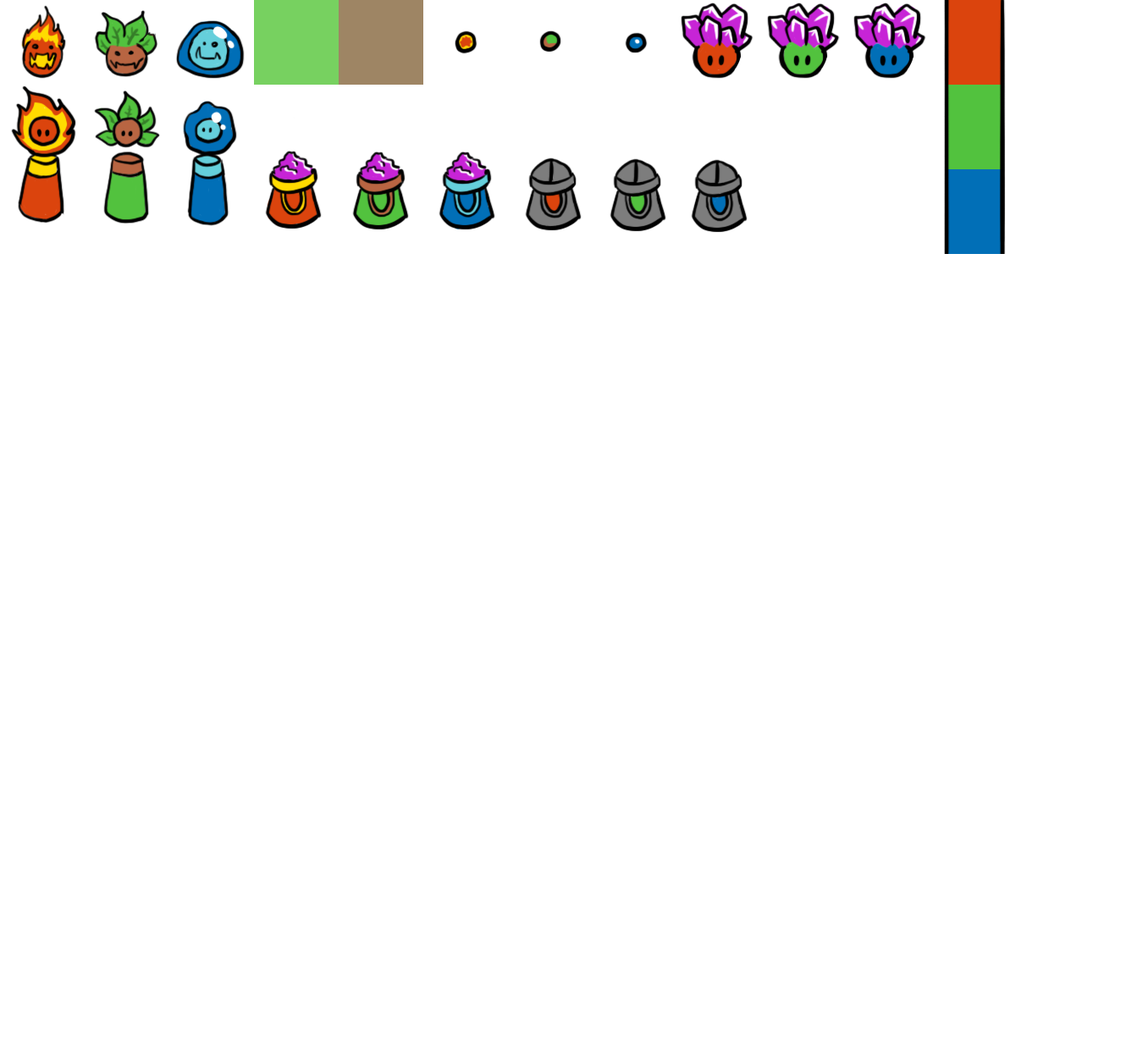
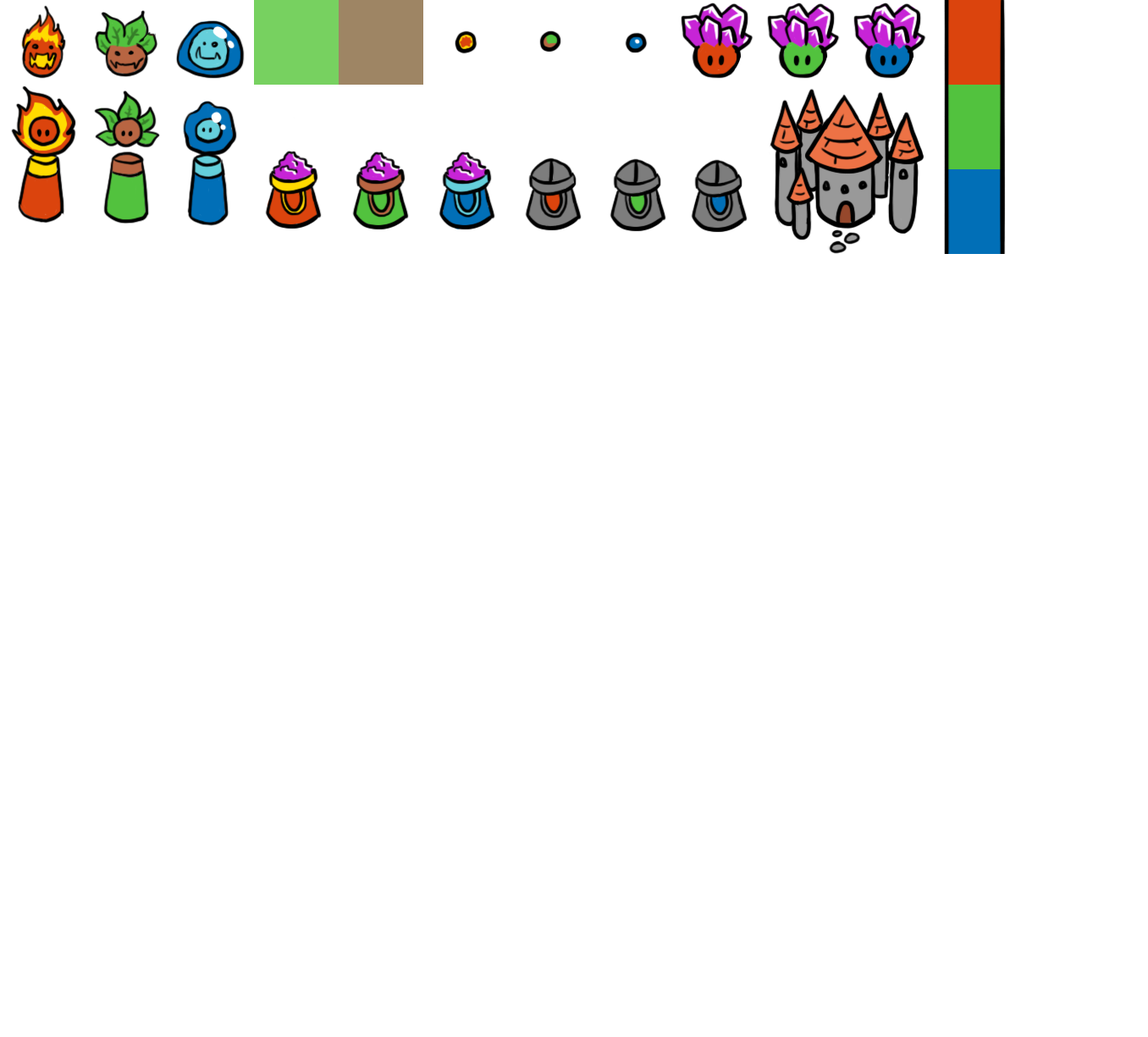
Layered file, before and after one edit (1148 x 1037). Changes by layer:
painted on "Layer 6" over [768, 88, 925, 255]
painted on "Layer 2" over [771, 93, 922, 253]
